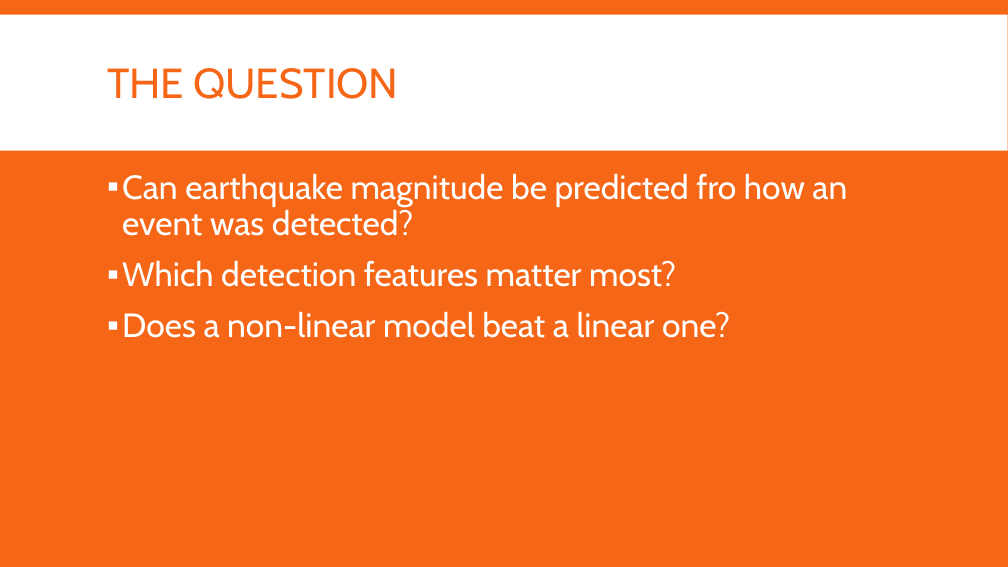
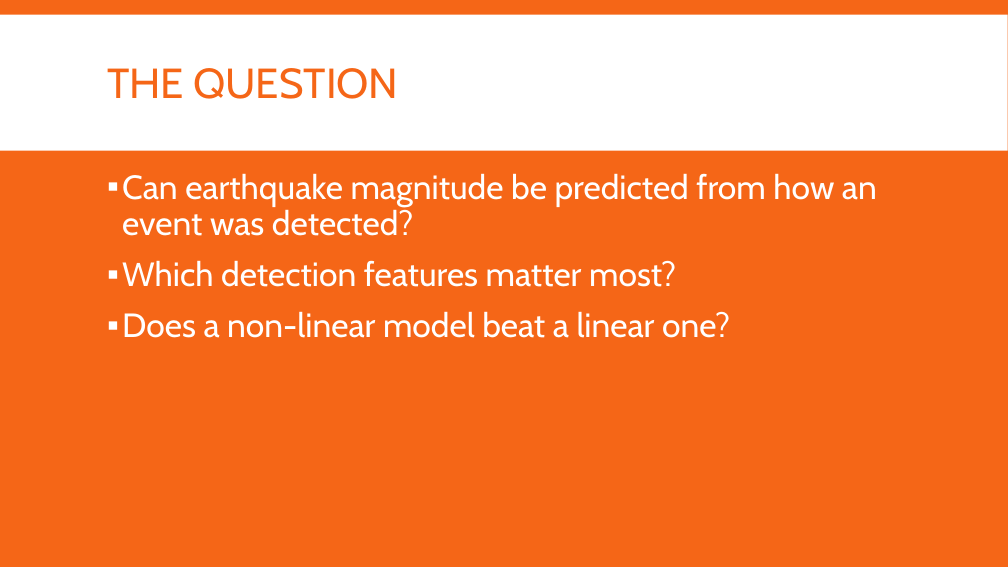
Before and after one commit to PTMA97/ISTA421_Final_Project, a slide deck: slide 2 of Final Project Presentation _ Paul Allen.pptx. Drawn at 1008x567 pixels with LibreOffice and Linux fonts; fonts in the diff are those of the drawing. Boxes give left, top, right and bottom in pixels: in the first picture for what was removed or moved away, otherwise in the second. Text is boxed around its words. In the diff, an @@ line names an element or a change of style, - is before the commit and + after.

```diff
--- a/Final Project Presentation _ Paul Allen.pptx
+++ b/Final Project Presentation _ Paul Allen.pptx
@@ text at [122, 173, 877, 236]: text changed @@
-▪ Can earthquake magnitude be predicted fro how an event was detected?
+▪ Can earthquake magnitude be predicted from how an event was detected?
```
Also in this commit, not shown: 1 other file.
